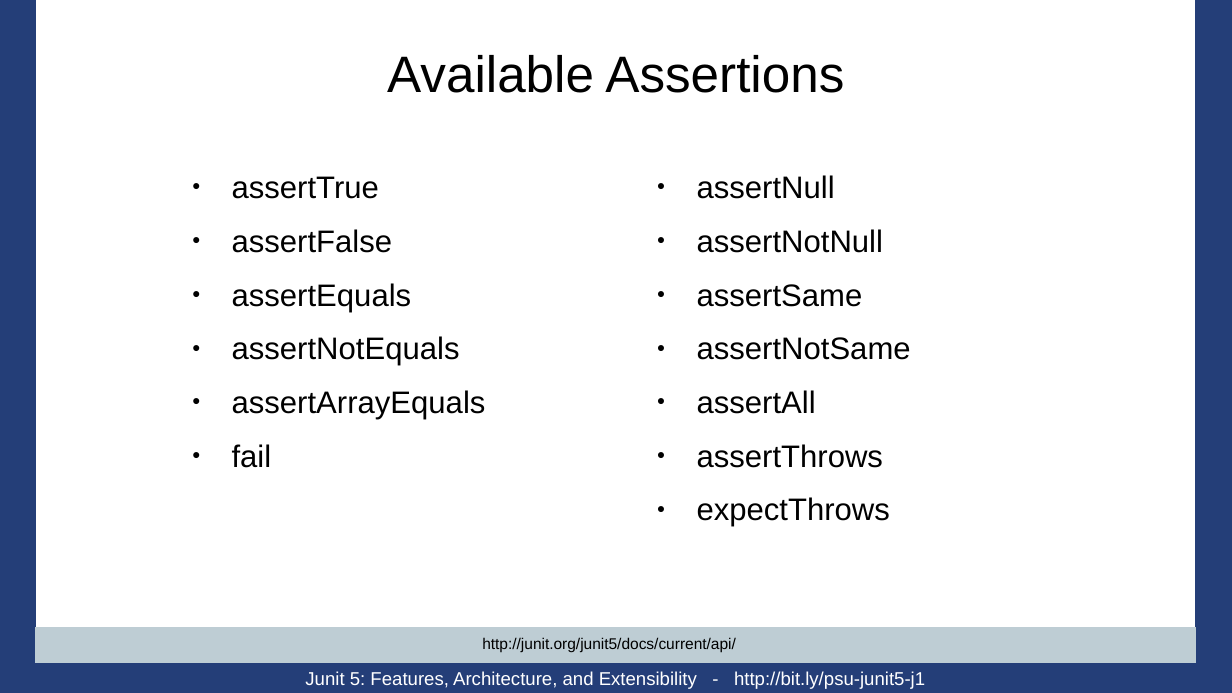
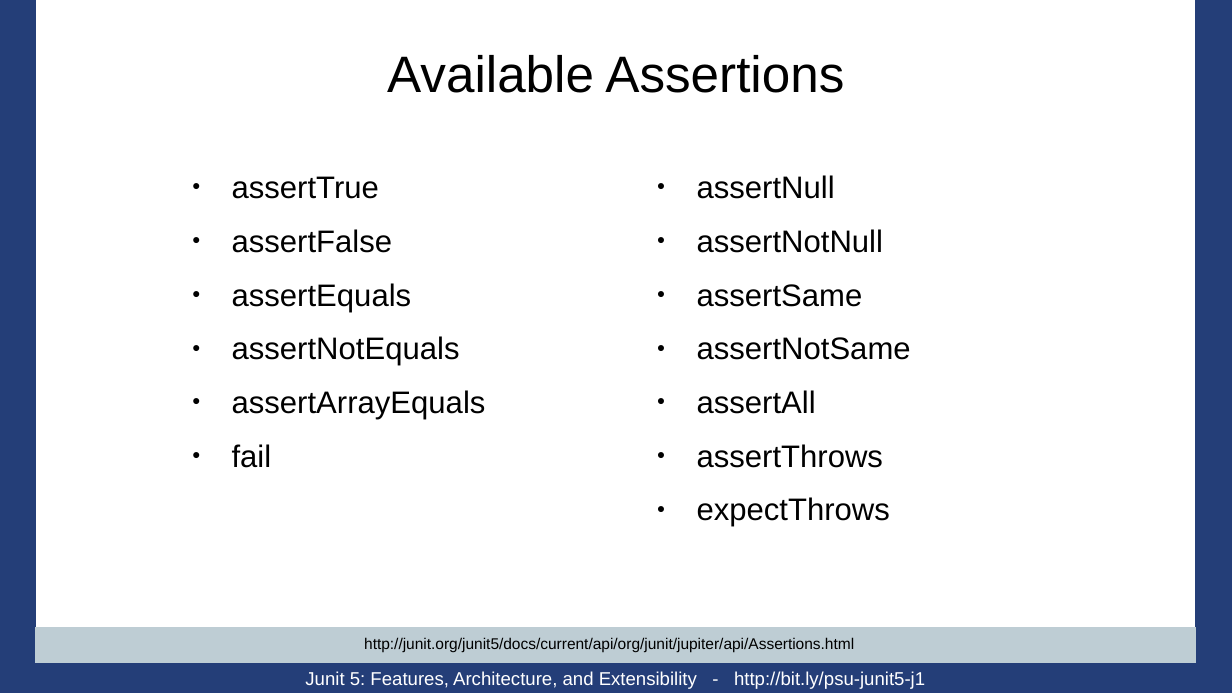
Before and after one commit to PennState/junit5-presentation, a slide deck: slide 26 of src/site/presentation/Junit5_Presentation_JavaOne_2016.odp. Drawn at 1232x693 pixels with LibreOffice and Linux fonts; fonts in the diff are those of the drawing; background and template pictures are left out. Boxes give left, top, right and bottom in pixels: in the first picture for what was removed or moved away, otherwise in the second. Text is boxed around its words. In the diff, an @@ line names an element or a change of style, - is before the commit and + after.

```diff
--- a/src/site/presentation/Junit5_Presentation_JavaOne_2016.odp
+++ b/src/site/presentation/Junit5_Presentation_JavaOne_2016.odp
@@ title at (x1=364, y1=637, x2=854, y2=653): text changed @@
-http://junit.org/junit5/docs/current/api/
+http://junit.org/junit5/docs/current/api/org/junit/jupiter/api/Assertions.html
```
Also in this commit, not shown: 10 other slides changed.
